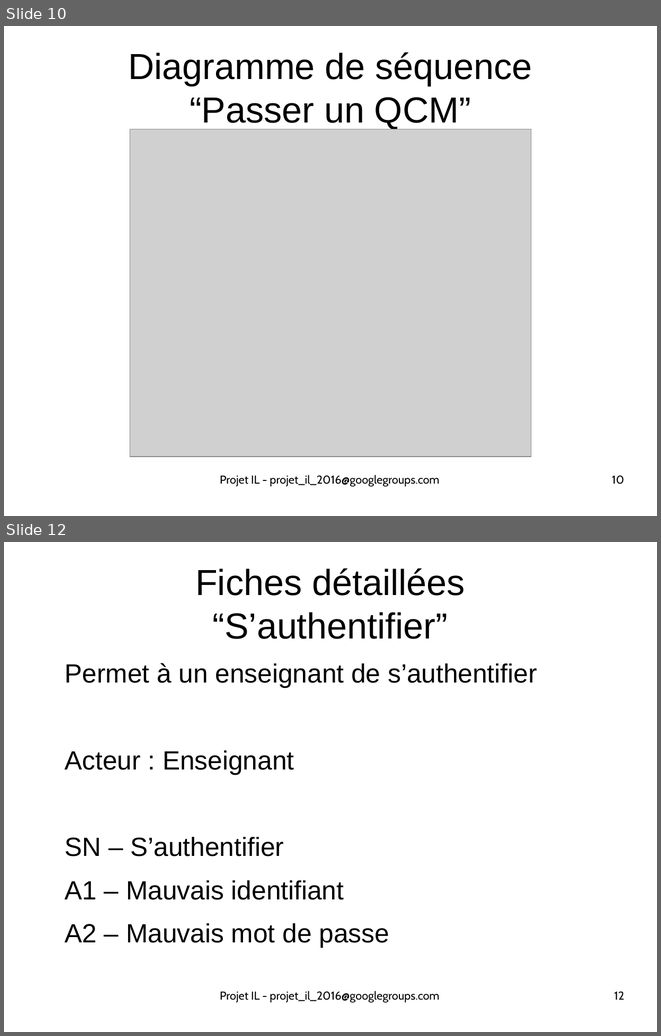
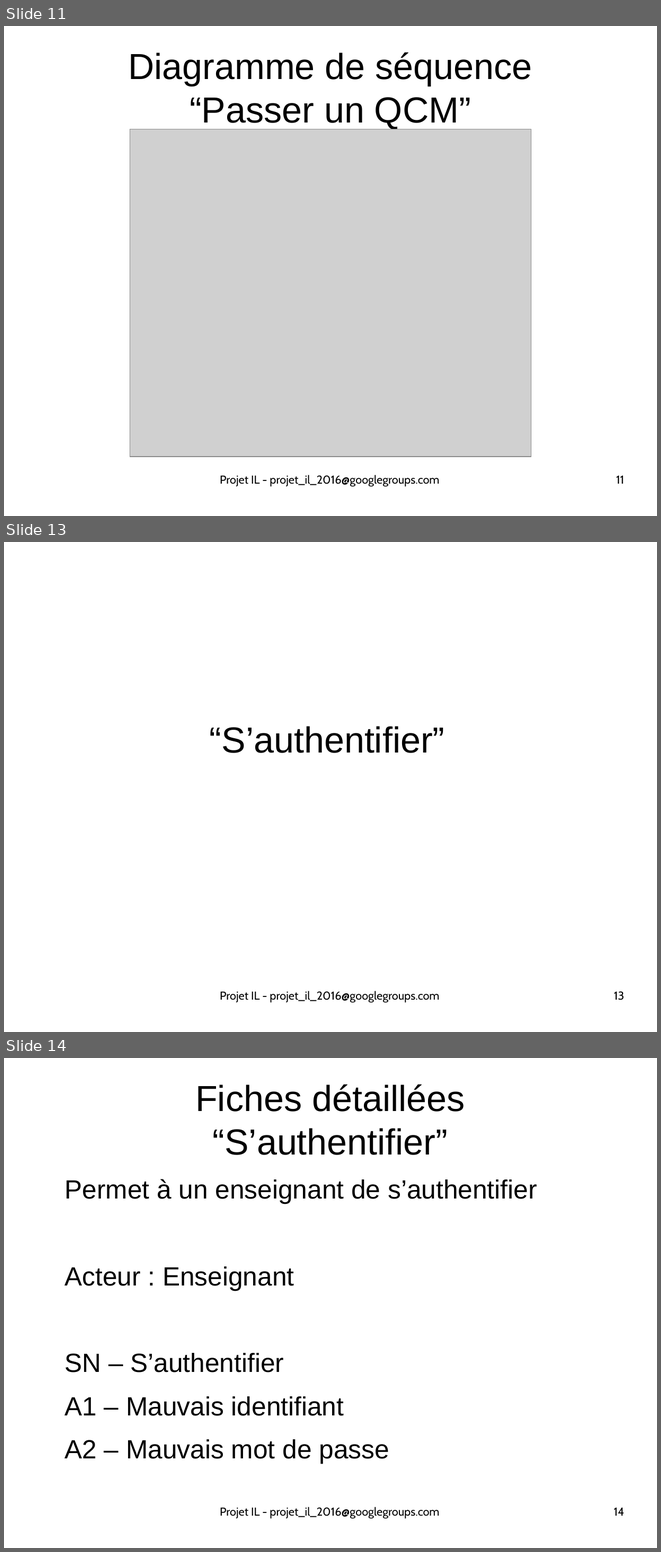
Before and after one commit to ScreachFr/ecours_DMCSBG, a slide deck: vrac/all/pres1_17102016.odp. Shown one above the other, each under a label of ours: slides 10 and 12 before the commit, slides 11, 13 and 14 after it; the slides between them are not shown. The pictures are 661x1036 and 661x1552 pixels, drawn with LibreOffice and Linux fonts; fonts in the diff are those of the drawing; grey boxes stand for pictures. Boxes give left, top, right and bottom in pixels: in the first picture for what was removed or moved away, otherwise in the second. Text is boxed around its words. In the diff, an @@ line names an element or a change of style, - is before the commit and + after.

```diff
--- a/vrac/all/pres1_17102016.odp
+++ b/vrac/all/pres1_17102016.odp
@@ slide 13 added at <box>4,542,657,1032</box>, background #FFFFFF @@
@@ title added at <box>210,726,445,753</box>, 44 pt, text #000000 @@
+“S’authentifier”
@@ text added at <box>220,990,439,1003</box>, 14 pt, text #000000 @@
+Projet IL - projet_il_2016@googlegroups.com
@@ page number added at <box>614,991,625,1000</box>, 14 pt, text #000000 @@
+13
@@ what was slide 10 is now slide 11 @@
@@ page number at <box>616,475,624,483</box>: text changed @@
-10
+11
@@ what was slide 12 is now slide 14 @@
@@ page number at <box>614,1507,624,1515</box>: text changed @@
-12
+14
```
Also in this commit, not shown: 2 slides changed, 1 other slide added, 2 other files.
